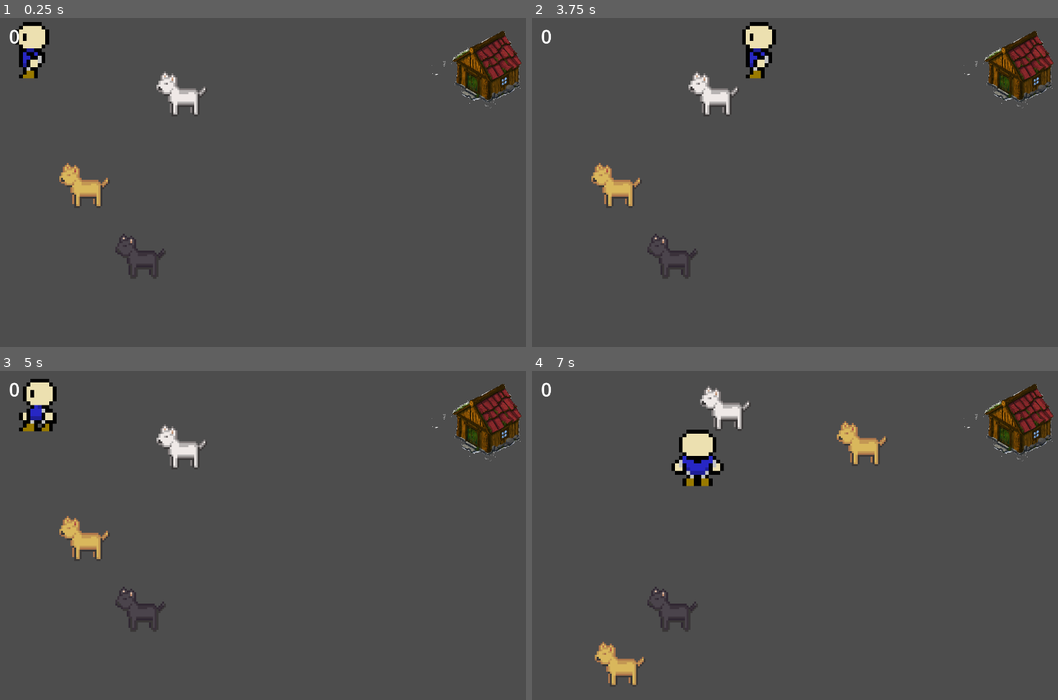
Above: before the commit, frames 1-4 (two rows, left to right).
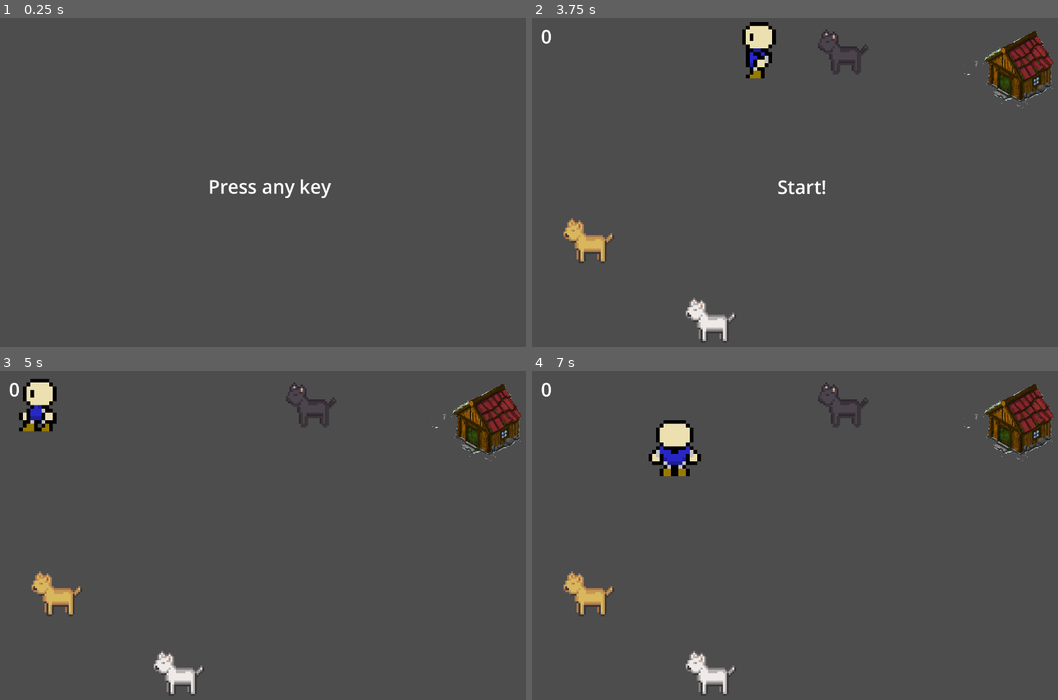
Above: after the commit, the same moments.

Repository: sygi/dog_game
Game: Godot game, scene res://game.tscn
Same seed, same stepped clock (60 frames per second), same inputs: the game is played once before the commit and once after it. Before the commit the project starts from res://root.tscn.
Inputs:
- Up to frame 1 (0.25 s): no input
- Up to frame 2 (3.75 s): tap Enter at 0.5 s; hold Right (right) 0.53-1.28 s; tap Space (select) every 0.75 s from 0.6 to 3.6 s; hold Down (down) 1.28-2.03 s; hold Right (right) 2.03-2.78 s; hold Up (up) 2.78-3.53 s; hold Left (left) from 3.53 s (still down)
- Up to frame 3 (5 s): keep holding Left (left); tap Space (select) at 4.35 s
- Up to frame 4 (7 s): release Left (left) at 5.03 s; hold Down (down) 5.03-5.78 s; tap Space (select) at 5.1, 5.85, 6.6 s; hold Right (right) 5.78-6.53 s; hold Up (up) from 6.53 s (still down)

The runs differ from the first frame. In frame 1, 4.4% of the frame differs, in the area x 1-100%, y 1-79%; in frame 2, 2.8%; in frame 3, 2.6%; in frame 4, 5.0%, in the area x 6-68%, y 3-99%.

Commit message:
Add start screen and countdown

Diff:
--- /dev/null
+++ b/game.gd
@@ -0,0 +1,11 @@
+extends Control
+
+
+var game_scene = preload("res://root.tscn")
+
+func _process(delta: float) -> void:
+	if has_node("Title"):
+		if Input.is_anything_pressed():
+			var game = game_scene.instantiate()
+			add_child(game)
+			$Title.queue_free()
--- /dev/null
+++ b/game.tscn
@@ -0,0 +1,16 @@
+[gd_scene load_steps=3 format=3 uid="uid://7nj3dlet8adt"]
+
+[ext_resource type="Script" path="res://game.gd" id="1_0gtgd"]
+[ext_resource type="PackedScene" uid="uid://c22d5yfmpfmxy" path="res://title.tscn" id="1_q71ff"]
+
+[node name="Game" type="Control"]
+layout_mode = 3
+anchors_preset = 15
+anchor_right = 1.0
+anchor_bottom = 1.0
+grow_horizontal = 2
+grow_vertical = 2
+script = ExtResource("1_0gtgd")
+
+[node name="Title" parent="." instance=ExtResource("1_q71ff")]
+layout_mode = 1
--- a/project.godot
+++ b/project.godot
@@ -11,7 +11,7 @@
 [application]
 
 config/name="Chained dog game"
-run/main_scene="res://root.tscn"
+run/main_scene="res://game.tscn"
 config/features=PackedStringArray("4.3", "GL Compatibility")
 
 [display]
--- a/root.gd
+++ b/root.gd
@@ -1,10 +1,51 @@
-extends Node2D
+extends Control
 
 const MAX_DOGS_ON_SCREEN = 3
 
+enum GameState {Starting, Active, Ended}
+
+var state: GameState = GameState.Starting
 var dog_scene = preload("res://dog.tscn")
 @export var MIN_PLAYER_DIST = 100
 
+
+func _on_pre_countdown_timer_timeout():
+	$PreCountdownTimer.queue_free()
+	var countdown_timer = Timer.new()
+	countdown_timer.name = "CountdownTimer"
+	countdown_timer.wait_time = 2
+	countdown_timer.one_shot = true
+	add_child(countdown_timer)
+	countdown_timer.timeout.connect(_on_countdown_timer_timeout)
+	countdown_timer.start()
+
+func _on_countdown_timer_timeout():
+	$CountdownTimer.queue_free()
+	var post_countdown_timer = Timer.new()
+	post_countdown_timer.name = "PostCountdownTimer"
+	post_countdown_timer.wait_time = 0.5
+	post_countdown_timer.one_shot = true
+	add_child(post_countdown_timer)
+	post_countdown_timer.timeout.connect(on_post_countdown_timer_timeout)
+	post_countdown_timer.start()
+
+func on_post_countdown_timer_timeout():
+	$PostCountdownTimer.queue_free()
+	$Announce.text = "Start!"
+
+	var start_text_timer = Timer.new()
+	start_text_timer.name = "StartTextTimer"
+	start_text_timer.wait_time = 0.5
+	start_text_timer.one_shot = true
+	add_child(start_text_timer)
+	start_text_timer.timeout.connect(on_start_text_timer_timeout)
+	start_text_timer.start()
+
+	state = GameState.Active
+
+func on_start_text_timer_timeout():
+	$StartTextTimer.queue_free()
+	$Announce.text = ""
 
 func fill_world_with_dogs():
 	var existing_dogs = $Dogs.get_child_count()
@@ -24,8 +65,19 @@
 		$Dogs.add_child(dog)
 
 func _ready() -> void:
-	fill_world_with_dogs()
+	var pre_countdown_timer = Timer.new()
+	pre_countdown_timer.name = "PreCountdownTimer"
+	pre_countdown_timer.wait_time = 0.5
+	pre_countdown_timer.one_shot = true
+	add_child(pre_countdown_timer)
+	pre_countdown_timer.timeout.connect(_on_pre_countdown_timer_timeout)
+	pre_countdown_timer.start()
 
-# Called every frame. 'delta' is the elapsed time since the previous frame.
 func _process(delta: float) -> void:
-	fill_world_with_dogs()
+	match state:
+		GameState.Starting:
+			if has_node("CountdownTimer"):
+				var count = int($CountdownTimer.time_left / $CountdownTimer.wait_time * 3 + 1)
+				$Announce.text = str(count)
+		GameState.Active:
+			fill_world_with_dogs()
--- a/root.tscn
+++ b/root.tscn
@@ -8,7 +8,16 @@
 [sub_resource type="Theme" id="Theme_58q5j"]
 default_font_size = 50
 
-[node name="Root" type="Node2D"]
+[sub_resource type="Theme" id="Theme_chuwi"]
+default_font_size = 50
+
+[node name="Root" type="Control"]
+layout_mode = 3
+anchors_preset = 15
+anchor_right = 1.0
+anchor_bottom = 1.0
+grow_horizontal = 2
+grow_vertical = 2
 script = ExtResource("1_437ge")
 
 [node name="Player" parent="." instance=ExtResource("1_gayhf")]
@@ -21,6 +30,7 @@
 position = Vector2(1147, 21)
 
 [node name="Score" type="RichTextLabel" parent="."]
+layout_mode = 0
 offset_left = 24.0
 offset_top = 14.0
 offset_right = 324.0
@@ -51,4 +61,20 @@
 wait_time = 1.5
 one_shot = true
 
+[node name="Announce" type="Label" parent="."]
+layout_mode = 1
+anchors_preset = 8
+anchor_left = 0.5
+anchor_top = 0.5
+anchor_right = 0.5
+anchor_bottom = 0.5
+offset_left = -51.5
+offset_top = -34.5
+offset_right = 51.5
+offset_bottom = 34.5
+grow_horizontal = 2
+grow_vertical = 2
+theme = SubResource("Theme_chuwi")
+horizontal_alignment = 1
+
 [connection signal="timeout" from="ReleaseWarning/Timer" to="ReleaseWarning" method="_on_timer_timeout"]
--- /dev/null
+++ b/title.tscn
@@ -0,0 +1,26 @@
+[gd_scene load_steps=2 format=3 uid="uid://c22d5yfmpfmxy"]
+
+[sub_resource type="Theme" id="Theme_3xusf"]
+default_font_size = 50
+
+[node name="Title" type="Control"]
+layout_mode = 3
+anchors_preset = 15
+anchor_right = 1.0
+anchor_bottom = 1.0
+grow_horizontal = 2
+grow_vertical = 2
+
+[node name="CenterContainer" type="CenterContainer" parent="."]
+layout_mode = 1
+anchors_preset = 15
+anchor_right = 1.0
+anchor_bottom = 1.0
+grow_horizontal = 2
+grow_vertical = 2
+
+[node name="Text" type="Label" parent="CenterContainer"]
+layout_mode = 2
+theme = SubResource("Theme_3xusf")
+text = "Press any key"
+horizontal_alignment = 1
Not shown: 1 places in dog.tscn that only renumber resources
Not shown: 1 places in root.tscn that only renumber resources
